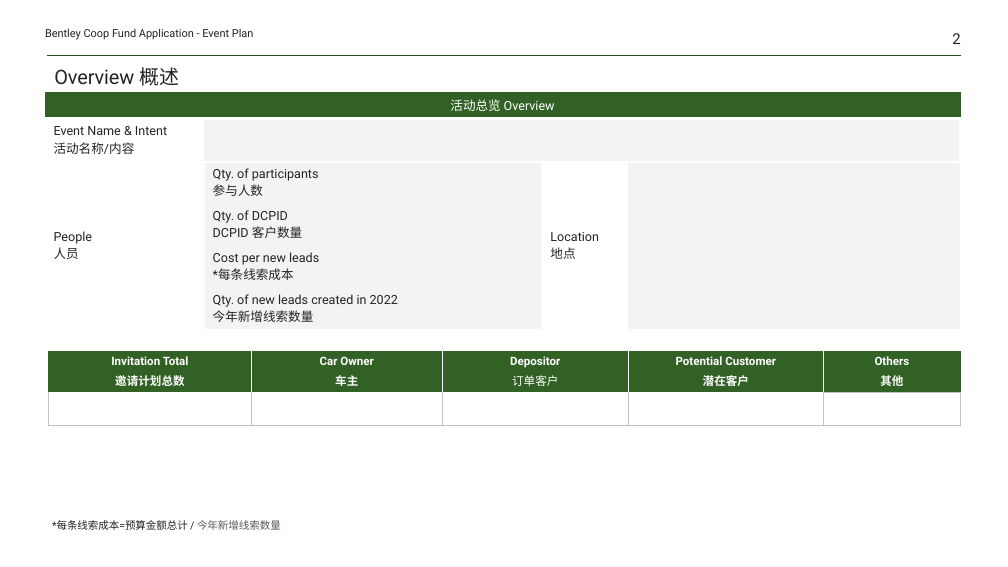
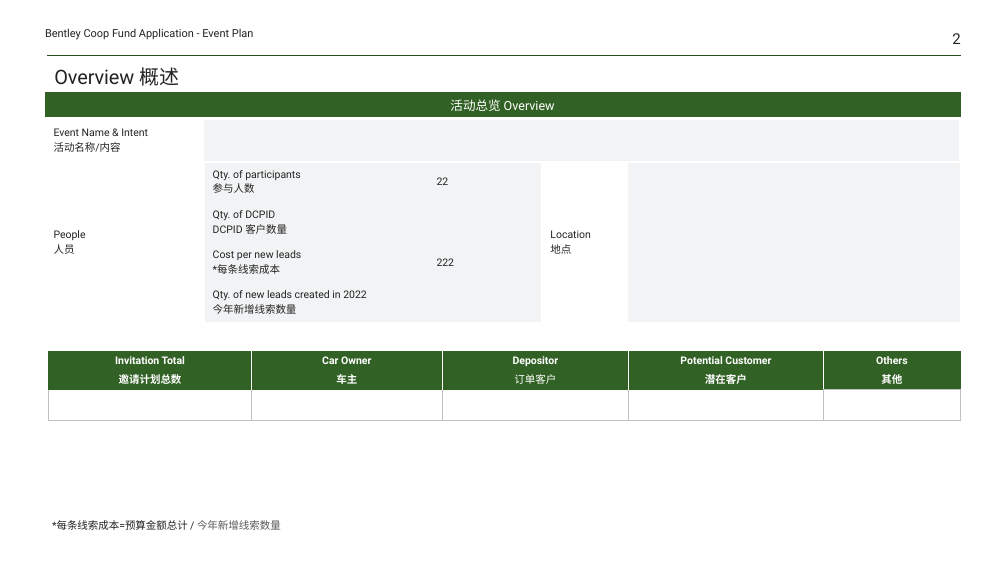
Before and after one commit to Yrtech-Tony/com.yrtech.Bentley.API.Upgrade, a slide deck: slide 2 of com.yrtech.bentleyAPI/com.yrtech.InventoryAPI/template/PlanHandOver.pptx. Drawn at 1008x567 pixels with LibreOffice and Linux fonts; fonts in the diff are those of the drawing. Boxes give left, top, right and bottom in pixels: in the first picture for what was removed or moved away, otherwise in the second. Text is boxed around its words. In the diff, an @@ line names an element or a change of style, - is before the commit and + after.

```diff
--- a/com.yrtech.bentleyAPI/com.yrtech.InventoryAPI/template/PlanHandOver.pptx
+++ b/com.yrtech.bentleyAPI/com.yrtech.InventoryAPI/template/PlanHandOver.pptx
@@ table at [45,91,961,322] @@
-row 3, column 3: 
+row 3, column 3: 22
-row 5, column 3: 
+row 5, column 3: 222
@@ size 12 to 10 pt in "Event Name & Intent", "活动名称/内容", "People", "人员" and 10 more places @@
@@ table at [48,351,961,418] @@
@@ size 11 to 10 pt @@
```
Also in this commit, not shown: 5 other slides changed, 5 other files.
